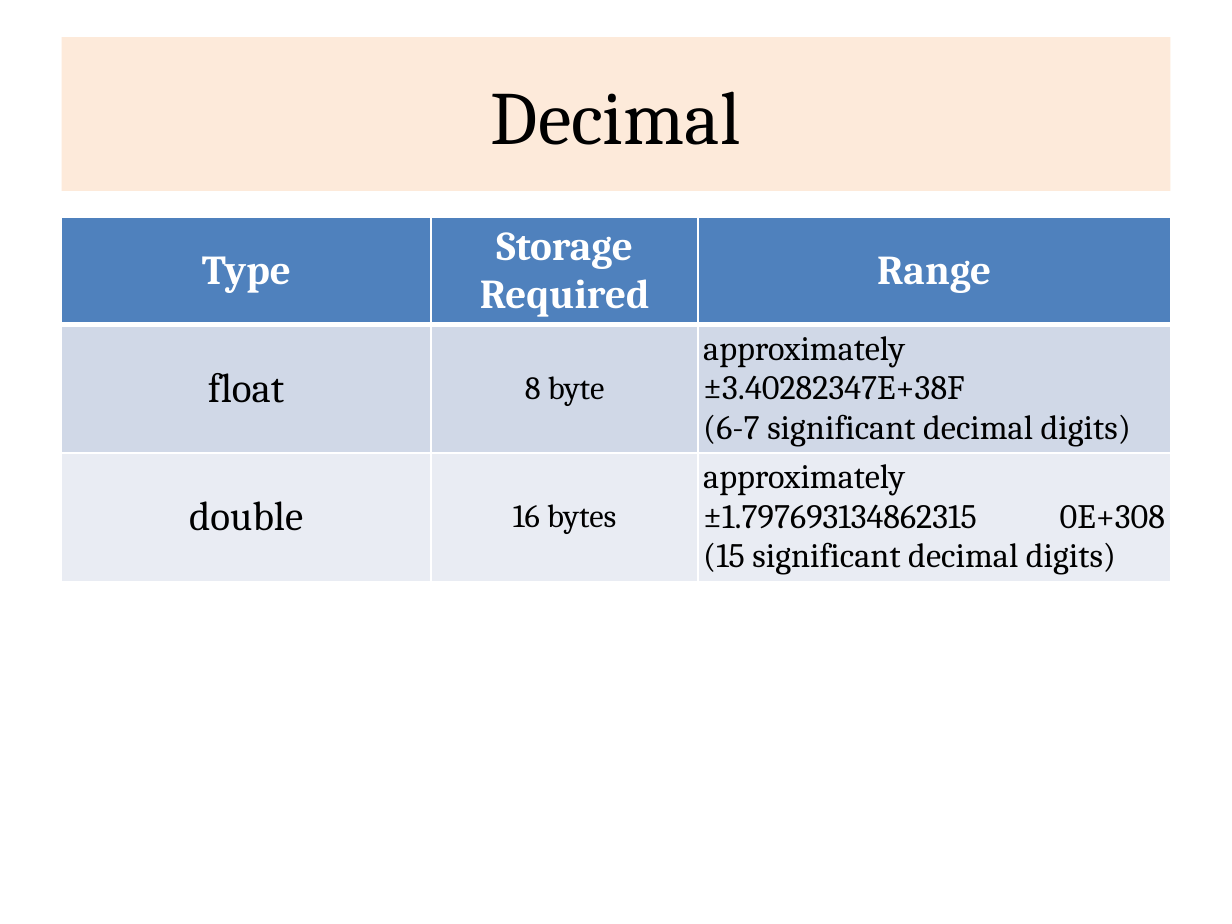
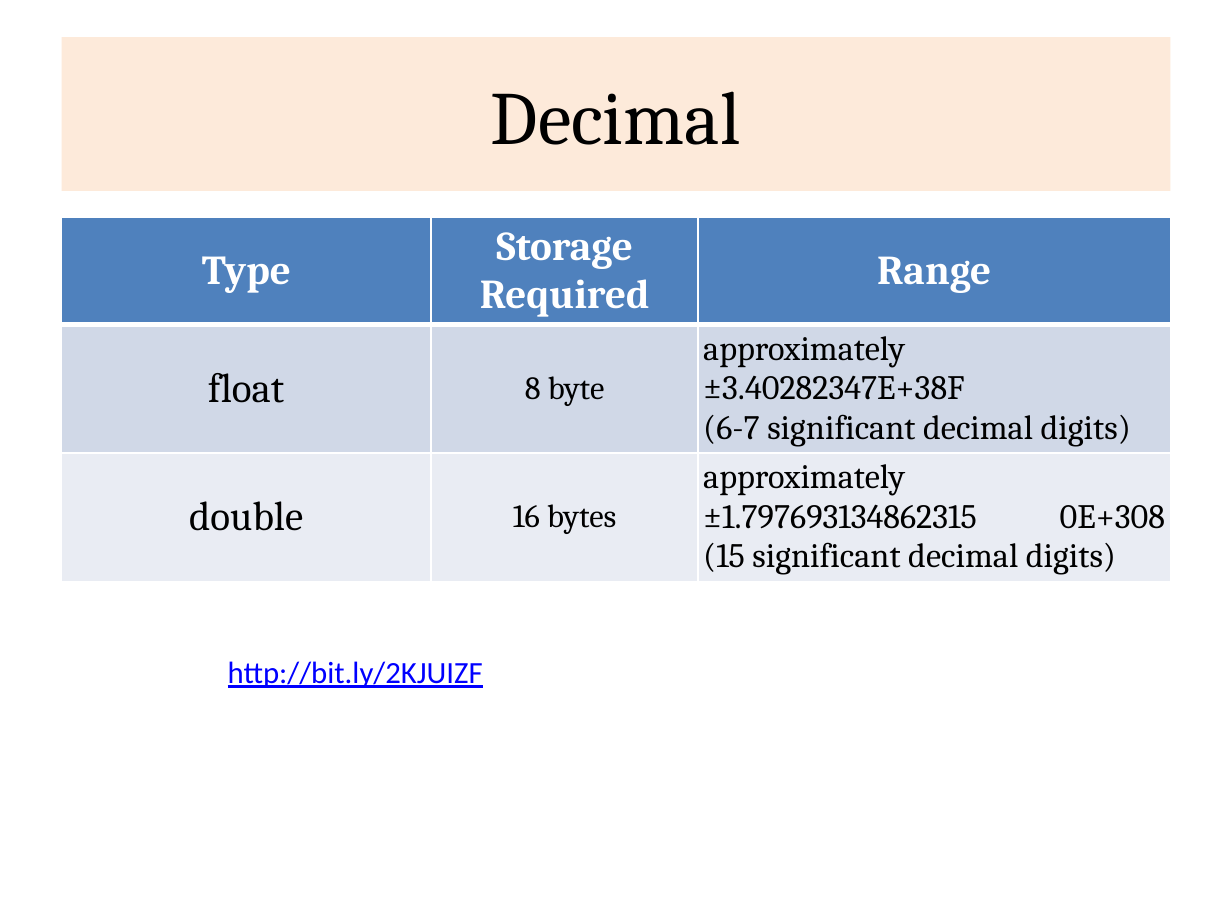
Before and after one commit to rajasekaran36/CS8392-OOPS, a slide deck: slide 4 of Slides/Unit 1/CS8382_U1_6_DataTypes.pptx. Drawn at 1232x924 pixels with LibreOffice and Linux fonts; fonts in the diff are those of the drawing. Boxes give left, top, right and bottom in pixels: in the first picture for what was removed or moved away, otherwise in the second. Text is boxed around its words. In the diff, an @@ line names an element or a change of style, - is before the commit and + after.

Commit message:
Slide Updated

```diff
--- a/Slides/Unit 1/CS8382_U1_6_DataTypes.pptx
+++ b/Slides/Unit 1/CS8382_U1_6_DataTypes.pptx
@@ text added at <box>228,661,483,688</box>, 18 pt, text #0000FF, underline @@
+http://bit.ly/2KJUIZF
```
